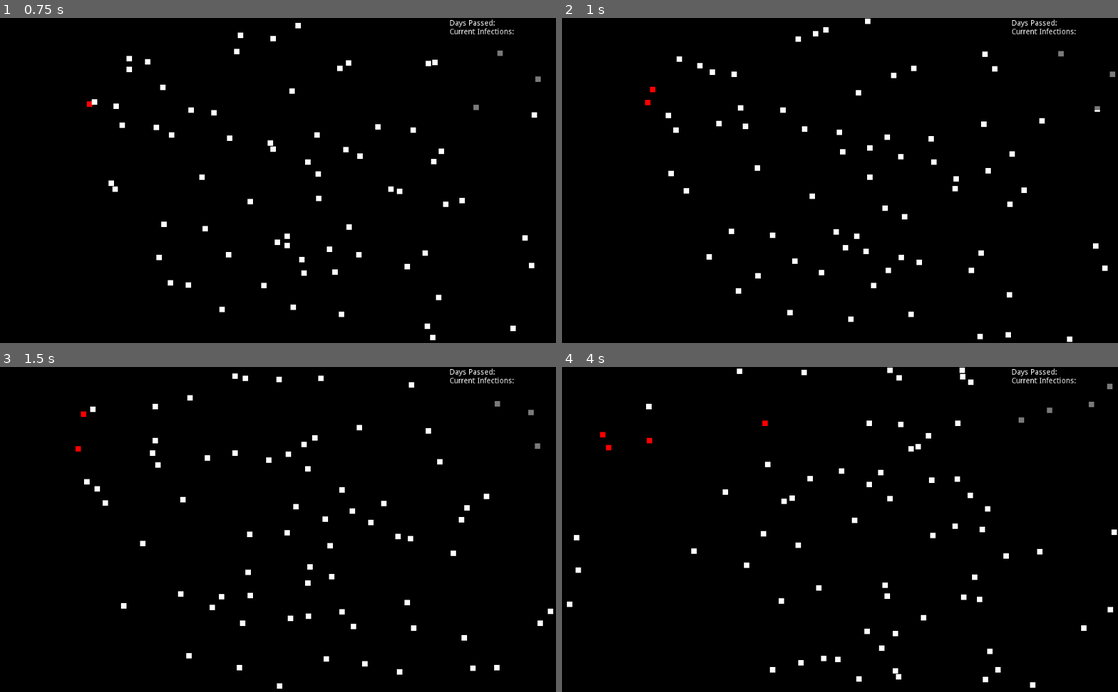
Above: before the commit, frames 1-4 (two rows, left to right).
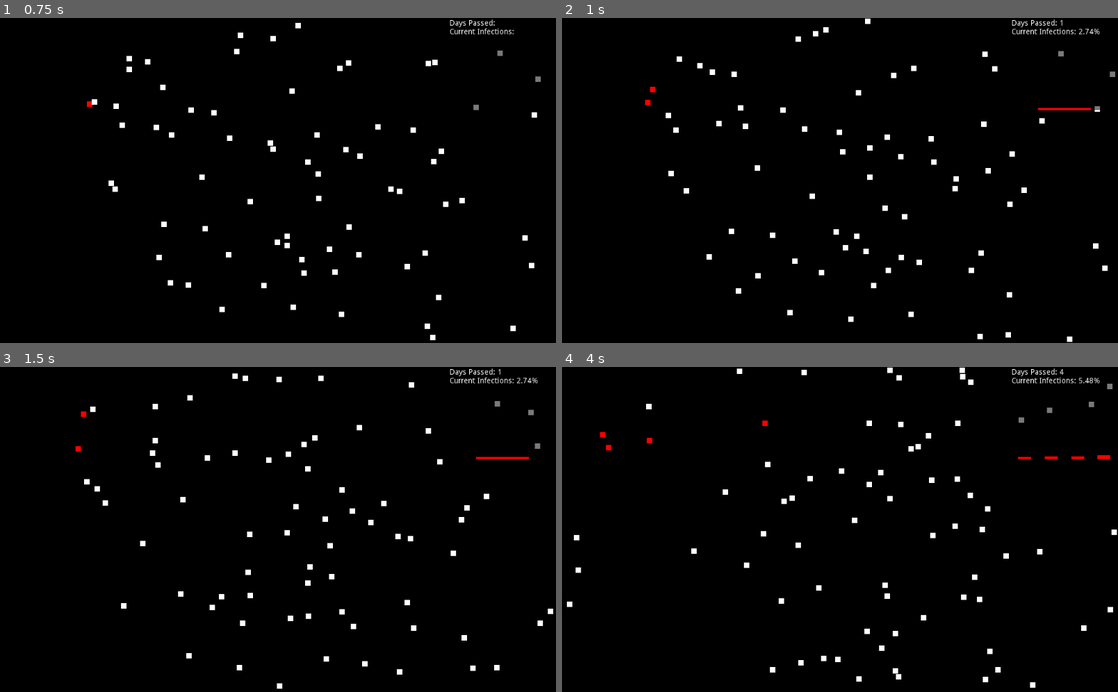
Above: after the commit, the same moments.

Repository: jonjondev/curve-flattener
Game: Godot game, scene res://main.tscn
Two runs of this game, one before a commit and one after it. Both use one fixed random seed, a clock stepped at 60 frames per second and the inputs below.
Inputs:
- Up to frame 1 (0.75 s): no input
- Up to frame 2 (1 s): no input
- Up to frame 3 (1.5 s): no input
- Up to frame 4 (4 s): no input

Frame 1 is identical in both runs. In frame 2, 0.1% of the frame differs, in the area x 85-97%, y 0-29%; in frame 3, 0.1%; in frame 4, 0.2%, in the area x 82-99%, y 0-29%.
Error before the commit: Invalid set index 'text' (on base: 'null instance') with value of type 'String'. (res://stats.gd:20)

Commit message:
Made percentages show to two decimal points

Diff:
--- a/stats.gd
+++ b/stats.gd
@@ -16,9 +16,8 @@
 	current_infections = get_tree().get_nodes_in_group("infected").size()
 	current_immune = get_tree().get_nodes_in_group("immune").size()
 	total_population = get_tree().get_nodes_in_group("node").size()
-
-	$Label.text = "Current Infections: " + str((float(current_infections) / float(total_population) * 100)) + "%"
 	$DaysLabel.text = "Days Passed: " + str(current_day)
+	$InfectionsLabel.text = "Current Infections: " + str(stepify((float(current_infections) / float(total_population) * 100), 0.01)) + "%"
 
 	var new_infections_bar = bar_scene.instance()
 	new_infections_bar.rect_size = Vector2(rect_size.x, (rect_size.y/total_population)*current_infections)
